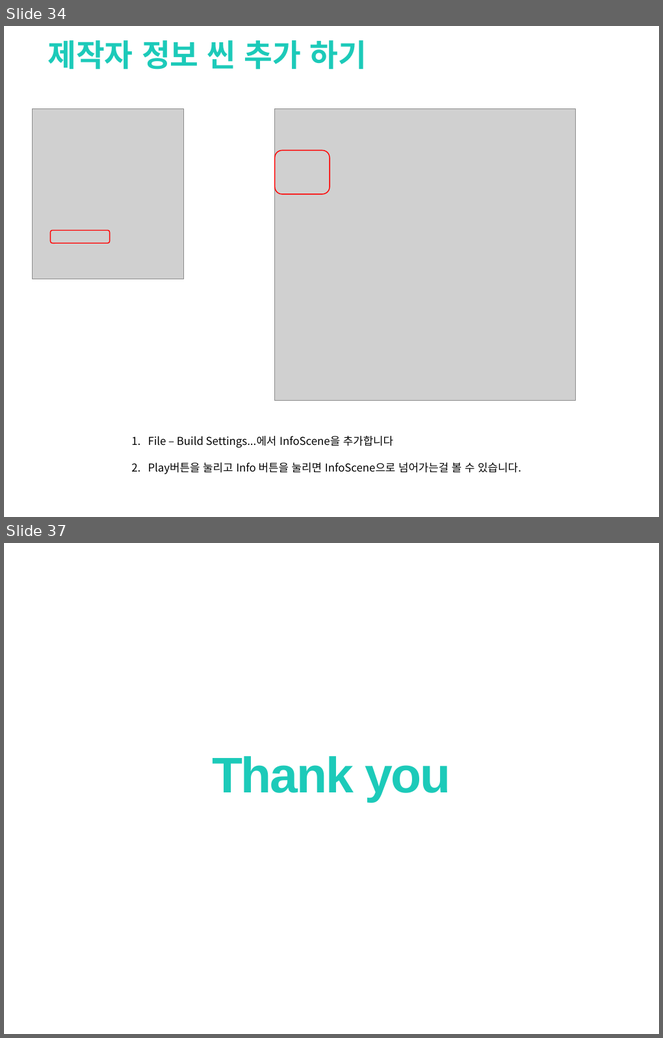
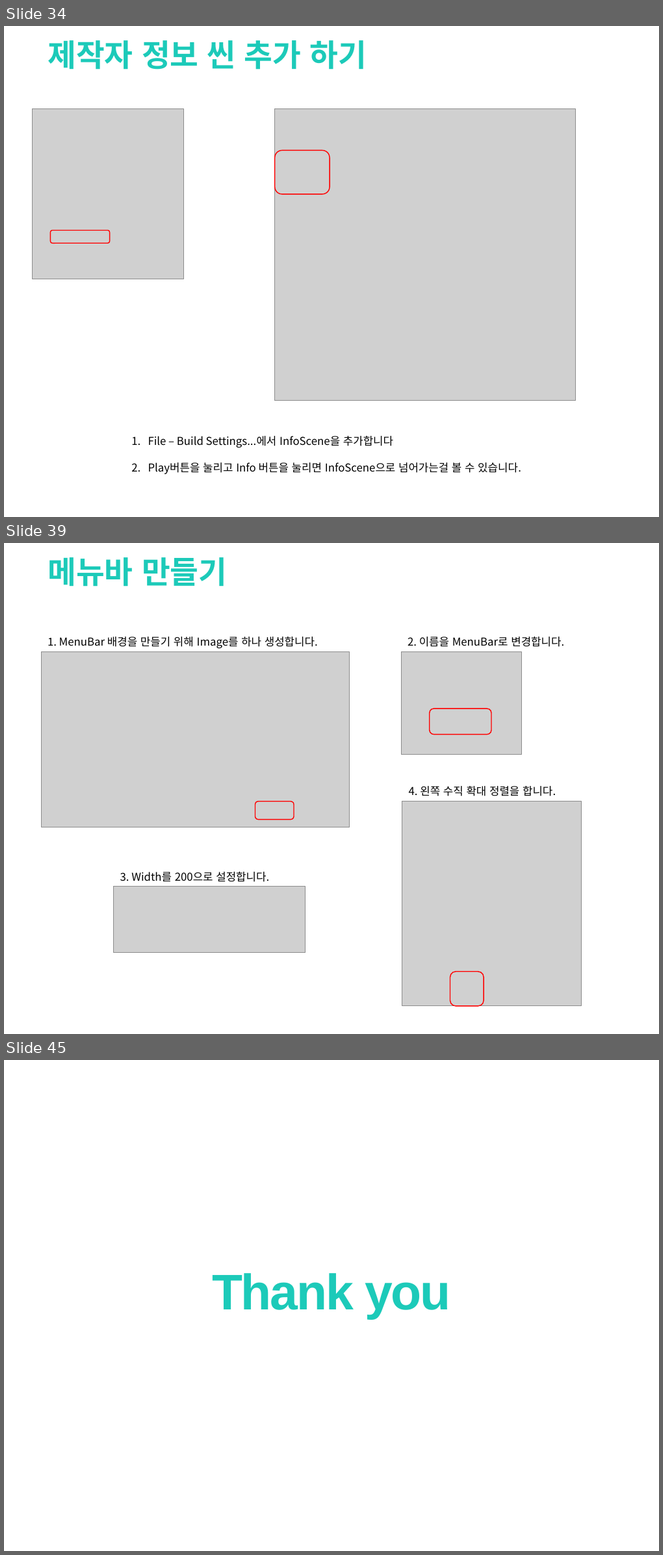
Before and after one commit to clianor/Unity-Final-Project, a slide deck: 기말과제.pptx. Shown one above the other, each under a label of ours: slides 34 and 37 before the commit, slides 34, 39 and 45 after it; the slides between them are not shown. The pictures are 663x1038 and 663x1555 pixels, drawn with LibreOffice and Linux fonts; fonts in the diff are those of the drawing; grey boxes stand for pictures; background and template pictures are left out. Boxes give left, top, right and bottom in pixels: in the first picture for what was removed or moved away, otherwise in the second. Text is boxed around its words. In the diff, an @@ line names an element or a change of style, - is before the commit and + after.

```diff
--- a/기말과제.pptx
+++ b/기말과제.pptx
@@ slide 39 added at (4,543,659,1034), background picture (left out) @@
@@ text added at (48,557,227,587), 34 pt, text #1CCAB9, bold @@
+메뉴바 만들기
@@ text added at (48,637,318,648), 12 pt, text #000000 @@
+1. MenuBar 배경을 만들기 위해 Image를 하나 생성합니다.
@@ text added at (408,637,564,647), 12 pt, text #000000 @@
+2. 이름을 MenuBar로 변경합니다.
@@ picture added at (41,652,350,827) @@
@@ picture added at (401,652,521,755) @@
@@ rounded rectangle added at (430,709,492,734), outline #FF0000 1 pt @@
@@ text added at (409,786,556,797), 12 pt, text #000000 @@
+4. 왼쪽 수직 확대 정렬을 합니다.
@@ rounded rectangle added at (255,802,294,820), outline #FF0000 1 pt @@
@@ picture added at (402,802,581,1006) @@
@@ text added at (120,872,269,882), 12 pt, text #000000 @@
+3. Width를 200으로 설정합니다.
@@ picture added at (113,887,306,953) @@
@@ rounded rectangle added at (450,972,484,1007), outline #FF0000 1 pt @@
@@ what was slide 37 is now slide 45 @@
```
Also in this commit, not shown: 1 slide changed, 8 other slides added, 1 slide removed, 16 other files.
